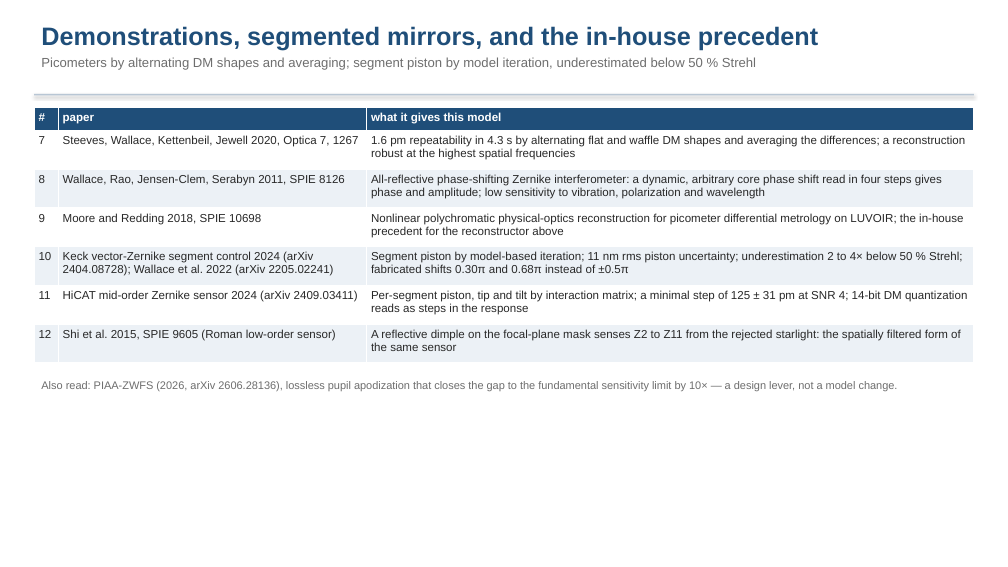
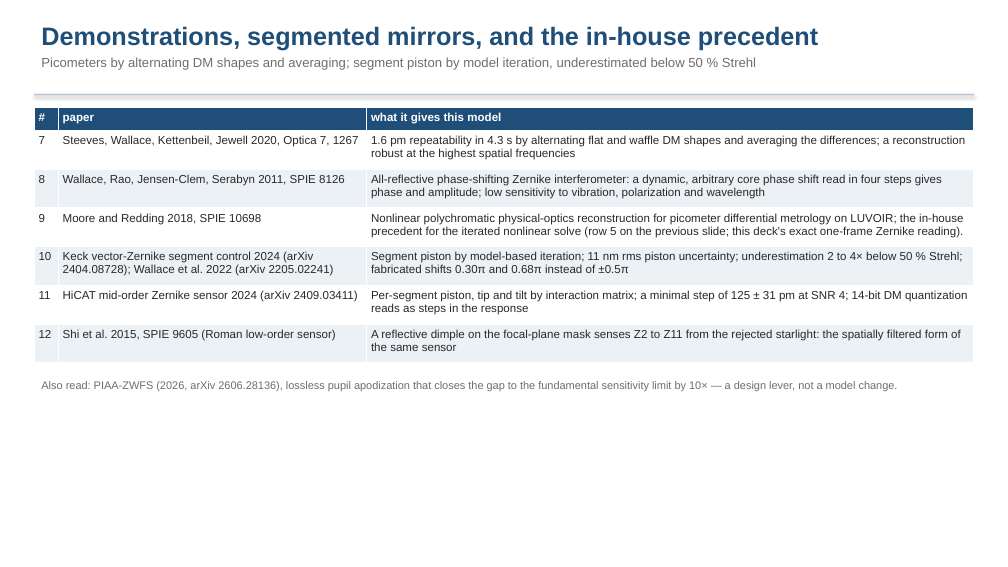
Before and after one commit to nasa-jpl/macos, a slide deck: slide 52 of demo_session/deck_gauges_short_edit.pptx. Drawn at 1008x567 pixels with LibreOffice and Linux fonts; fonts in the diff are those of the drawing. Boxes give left, top, right and bottom in pixels: in the first picture for what was removed or moved away, otherwise in the second. Text is boxed around its words. In the diff, an @@ line names an element or a change of style, - is before the commit and + after.

```diff
--- a/demo_session/deck_gauges_short_edit.pptx
+++ b/demo_session/deck_gauges_short_edit.pptx
@@ table at bbox=[34, 107, 974, 363] @@
-row 4, column 3: Nonlinear polychromatic physical-optics reconstruction for picometer differential metrology on LUVOIR; the in-house precedent for the reconstructor above
+row 4, column 3: Nonlinear polychromatic physical-optics reconstruction for picometer differential metrology on LUVOIR; the in-house precedent for the iterated nonlinear solve (row 5 on the previous slide; this deck's exact one-frame Zernike reading).
```
Also in this commit, not shown: 8 other files.
